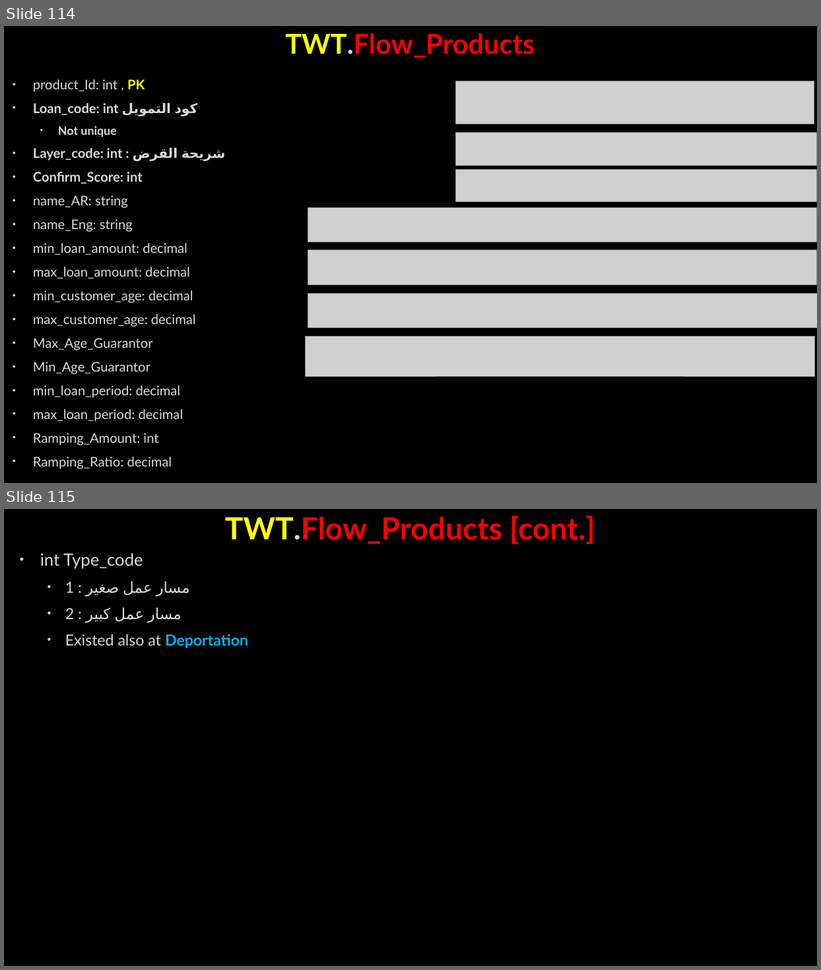
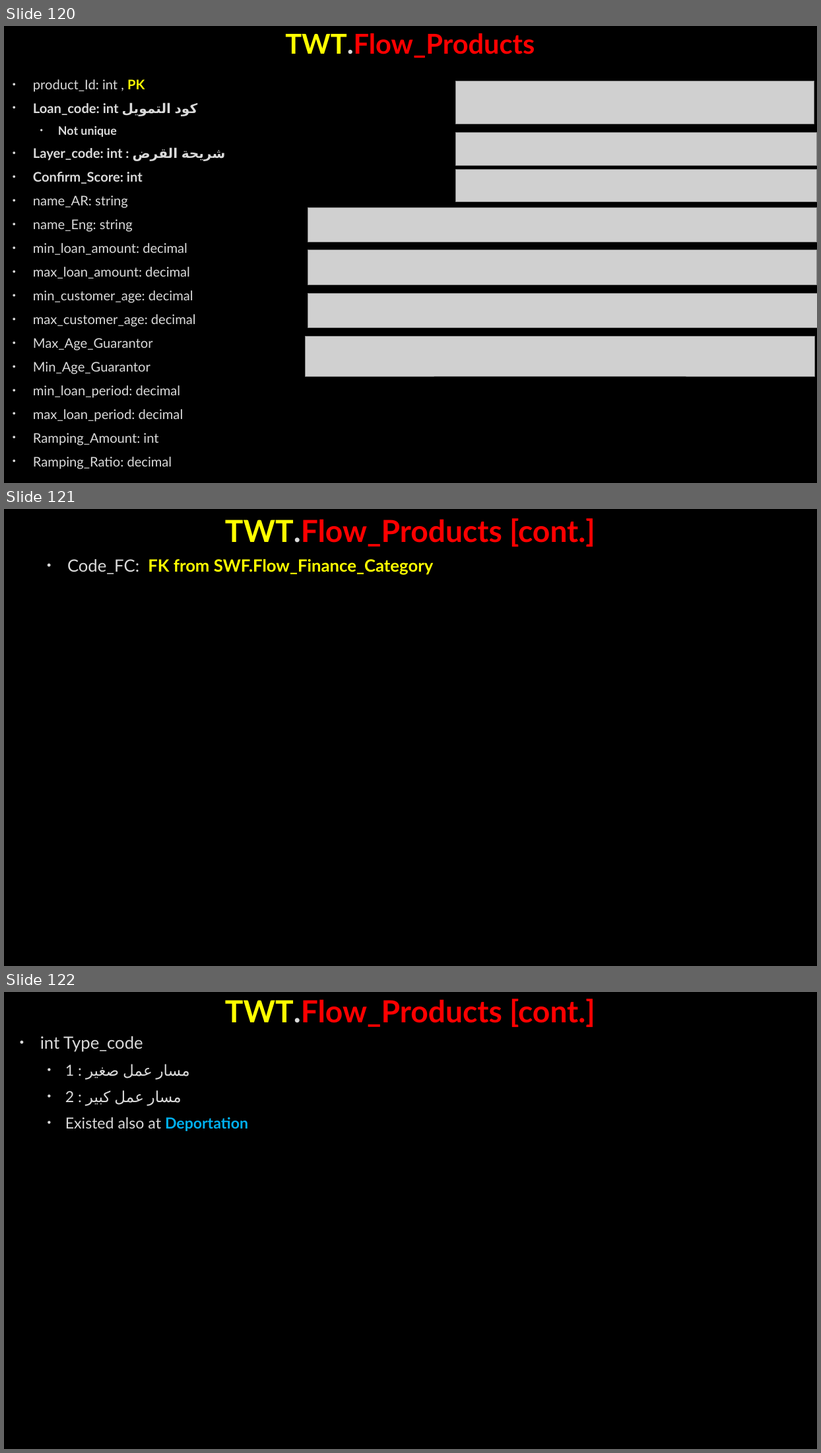
Before and after one commit to AhmedMohamedSamir1/Summary, a slide deck: Dot Net/Business.pptx. Shown one above the other, each under a label of ours: slides 114 and 115 before the commit, slides 120, 121 and 122 after it. The pictures are 821x970 and 821x1453 pixels, drawn with LibreOffice and Linux fonts; fonts in the diff are those of the drawing; grey boxes stand for pictures; background and template pictures are left out. Boxes give left, top, right and bottom in pixels: in the first picture for what was removed or moved away, otherwise in the second. Text is boxed around its words. In the diff, an @@ line names an element or a change of style, - is before the commit and + after.

```diff
--- a/Dot Net/Business.pptx
+++ b/Dot Net/Business.pptx
@@ slide 121 added at [4,509,817,966], background picture (left out) @@
@@ title added at [225,518,595,547], 36 pt, text #FF0000, bold @@
+TWT.Flow_Products [cont.]
@@ text added at [67,559,434,575], 20 pt, text #FFFF00, bold @@
+• Code_FC: FK from SWF.Flow_Finance_Category
@@ what was slide 114 is now slide 120 @@
@@ what was slide 115 is now slide 122 @@
```
Also in this commit, not shown: 7 slides changed, 10 other slides added, 1 slide removed, 5 other files.
